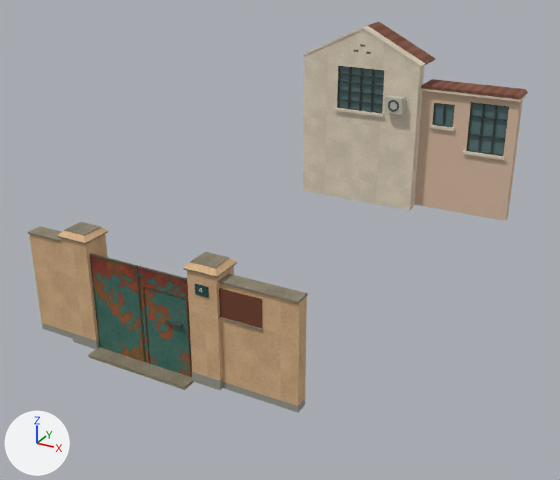
A saved change to the glTF model projects/shanghai/assets/models/candidates/changning-yicun-no4-garden-gate/lod.glb.
One viewpoint serves both versions: a camera (50 mm lens) standing at (8.53, -10.04, 8.29) and looking at (0.91, 3.81, 1.36). The lights are fixed; the arrows at lower left show +X, +Y and +Z. The picture after the commit comes second. Vertices at exactly the same position are counted once.

The scene before the commit, as lines of its bpy script (objects in view):
```python
me_01_east_rendered_gatepost = bpy.data.meshes.new('01.East-rendered-gatepost')
me_01_east_rendered_gatepost.from_pydata(...)  # 40 vertices, 60 faces; spans x 1.11..1.83, y -0.1..0.58, z 0.0..2.47
# faces by material slot: [12, 24, 24]
me_01_east_rendered_gatepost.materials.append(mat_weathered_grey_at_base_of_gateposts)  # grey #98978c
me_01_east_rendered_gatepost.materials.append(mat_warm_lime_rendered_gate_pillars)  # picture img_render_authored
me_01_east_rendered_gatepost.materials.append(mat_dark_weathered_cement_edge)  # picture img_cap_authored
me_03_east_wall = bpy.data.meshes.new('03.east-wall')
me_03_east_wall.from_pydata(...)  # 14 vertices, 24 faces; spans x 1.78..3.35, y 0.04..0.31, z 0.0..2.19
# faces by material slot: [12, 12]
me_03_east_wall.materials.append(mat_warm_lime_rendered_gate_pillars)  # picture img_render_authored
me_03_east_wall.materials.append(mat_weathered_grey_at_base_of_gateposts)  # grey #98978c
me_15_east_wing_tiled_roof = bpy.data.meshes.new('15.east-wing-tiled-roof')
me_15_east_wing_tiled_roof.from_pydata(...)  # 8 vertices, 12 faces; spans x 2.44..4.84, y 8.2..9.0, z 4.05..4.12
me_15_east_wing_tiled_roof.materials.append(mat_aged_dull_red_roof_tiles)  # picture img_clay_authored
ob_01_east_rendered_gatepost = bpy.data.objects.new('01.East-rendered-gatepost', me_01_east_rendered_gatepost)
ob_01_east_rendered_gatepost.location = (0.0, 0.0, 0.0)
ob_03_east_wall = bpy.data.objects.new('03.east-wall', me_03_east_wall)
ob_03_east_wall.location = (0.0, 0.0, 0.0)
ob_15_east_wing_tiled_roof = bpy.data.objects.new('15.east-wing-tiled-roof', me_15_east_wing_tiled_roof)
ob_15_east_wing_tiled_roof.location = (0.0, 0.0, 0.0)
# also in view: '15.east-wing' at (3.63, 8.44, 2.5); '03.east-recessed-panel' at (2.21, 0.02, 1.79); '03.east-coping' at (2.57, 0.17, 2.21); '02.east-painted-iron-leaf' at (0.58, 0.04, 1.06); '00.threshold' at (0.0, 0.02, -0.01)
```
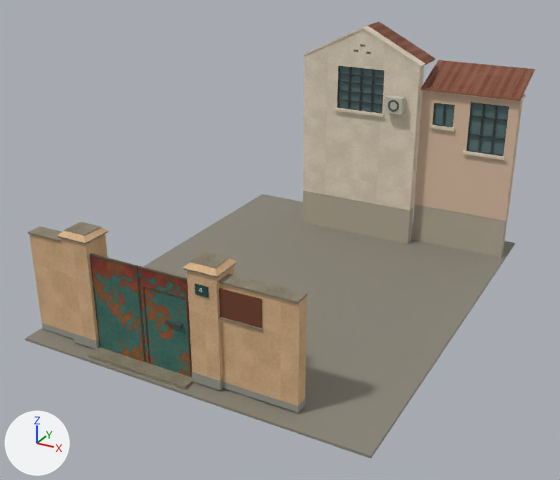
What differs and where, as boxes (x1, y1, x2, y2) in the pictures (560 x 480 px):
'00.display-datum-not-historic-paving', added
    after: (25, 194, 515, 458)
'00.rear-section-support', added
    after: (303, 191, 507, 258)
'15.east-wing-tiled-roof', reshaped (6% wider, 100% taller)
    before: (421, 79, 528, 99)
    after: (421, 60, 535, 101)

The change, as a diff of the scene's bpy script:
```diff
--- a/projects/shanghai/assets/models/candidates/changning-yicun-no4-garden-gate/lod.glb.py
+++ b/projects/shanghai/assets/models/candidates/changning-yicun-no4-garden-gate/lod.glb.py
@@ mat_neutral_support_below_the_photographed_cut @@
+mat_neutral_support_below_the_photographed_cut = principled_material('Neutral support below the photographed cut')
+mat_neutral_support_below_the_photographed_cut.base_color = (0.451, 0.397, 0.309)  # grey #b3a997
+mat_neutral_support_below_the_photographed_cut.roughness = 0.82
@@ mat_exhibition_ground_datum @@
+mat_exhibition_ground_datum = principled_material('Exhibition ground datum')
+mat_exhibition_ground_datum.base_color = (0.25, 0.235, 0.188)  # grey #898578
+mat_exhibition_ground_datum.roughness = 0.82
@@ me_15_east_wing_tiled_roof @@
 # used by ob_15_east_wing_tiled_roof; location = (0.0, 0.0, 0.0)
-me_15_east_wing_tiled_roof.from_pydata(...)  # 8 vertices, 12 faces; spans x 2.44..4.84, y 8.2..9.0, z 4.05..4.12
+me_15_east_wing_tiled_roof.from_pydata(...)  # 8 vertices, 12 faces; spans x 2.44..4.84, y 8.19..9.4, z 4.01..4.54
+# me_15_east_wing_tiled_roof part 1: the whole mesh is rebuilt
 me_15_east_wing_tiled_roof.materials.append(mat_aged_dull_red_roof_tiles)
+me_15_east_wing_tiled_roof.materials.append(mat_raised_edges_of_roof_tiles)  # brown #986148
@@ me_00_rear_section_support @@
+me_00_rear_section_support.from_pydata(...)  # a box spanning x -0.67..2.44, y 8.01..8.3, z -0.04..0.91; a box spanning x 2.44..4.81, y 8.33..8.56, z -0.04..0.97
+me_00_rear_section_support.materials.append(mat_neutral_support_below_the_photographed_cut)  # grey #b3a997
@@ me_00_display_datum_not_historic_paving @@
+me_00_display_datum_not_historic_paving.from_pydata(...)  # a box spanning x -2.81..4.91, y -0.37..9.45, z -0.09..-0.04
+me_00_display_datum_not_historic_paving.materials.append(mat_exhibition_ground_datum)  # grey #898578
@@ ob_00_rear_section_support @@
+ob_00_rear_section_support = bpy.data.objects.new('00.rear-section-support', me_00_rear_section_support)
+ob_00_rear_section_support.location = (0.0, 0.0, 0.0)
@@ ob_00_display_datum_not_historic_paving @@
+ob_00_display_datum_not_historic_paving = bpy.data.objects.new('00.display-datum-not-historic-paving', me_00_display_datum_not_historic_paving)
+ob_00_display_datum_not_historic_paving.location = (0.0, 0.0, 0.0)
```
